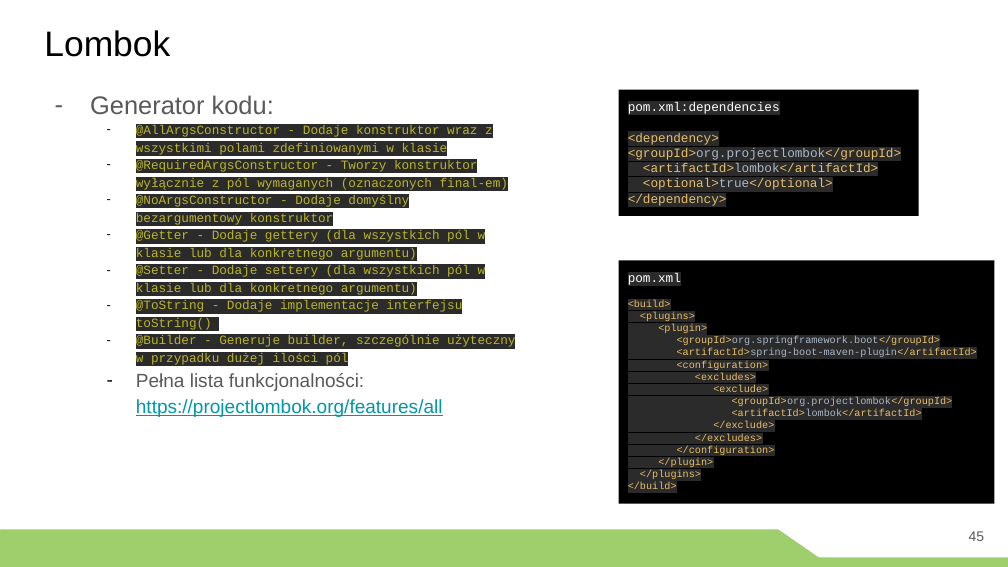
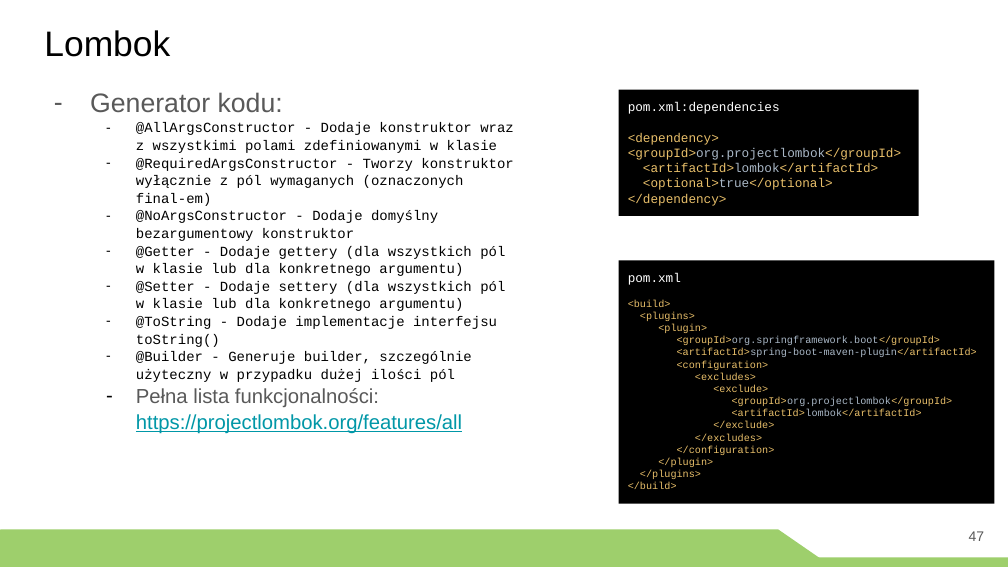
Before and after one commit to greencashew/warsztaty-podstawy-springa, a slide deck: slide 47 of prezentacja/szkolenie spring.pptx (slide 45 before the commit). Drawn at 1008x567 pixels with LibreOffice and Linux fonts; fonts in the diff are those of the drawing. Boxes give left, top, right and bottom in pixels: in the first picture for what was removed or moved away, otherwise in the second. Text is boxed around its words. In the diff, an @@ line names an element or a change of style, - is before the commit and + after.

```diff
--- a/prezentacja/szkolenie spring.pptx
+++ b/prezentacja/szkolenie spring.pptx
@@ text "Generator kodu:" at [90, 92, 514, 434]: size 20 to 21 pt in "Generator kodu:"; size 10 to 11 pt, text colour #BBB529 to #000000, highlight #2B2B2B to none in "@AllArgsConstructor - Dodaje konstruktor wraz z wszystkimi ...", "@RequiredArgsConstructor - Tworzy konstruktor wyłącznie z pó ...", "@NoArgsConstructor - Dodaje domyślny bezargumentowy konstruk ...", "@Getter - Dodaje gettery (dla wszystkich pól ..." and 3 more places; size 15 to 16 pt in "Pełna lista funkcjonalności: https://projectlombok.org/featu ..."; indent changed; line spacing 1.15 to 1.05 @@
@@ rectangle "pom.xml:dependencies" at [619, 90, 919, 216]: highlight #2B2B2B to none @@
@@ rectangle "pom.xml" at [619, 261, 995, 504]: highlight #2B2B2B to none @@
@@ page number at [969, 531, 985, 541]: text changed @@
-45
+47
```
Also in this commit, not shown: 14 other slides changed, 1 slide added, 1 other file.
